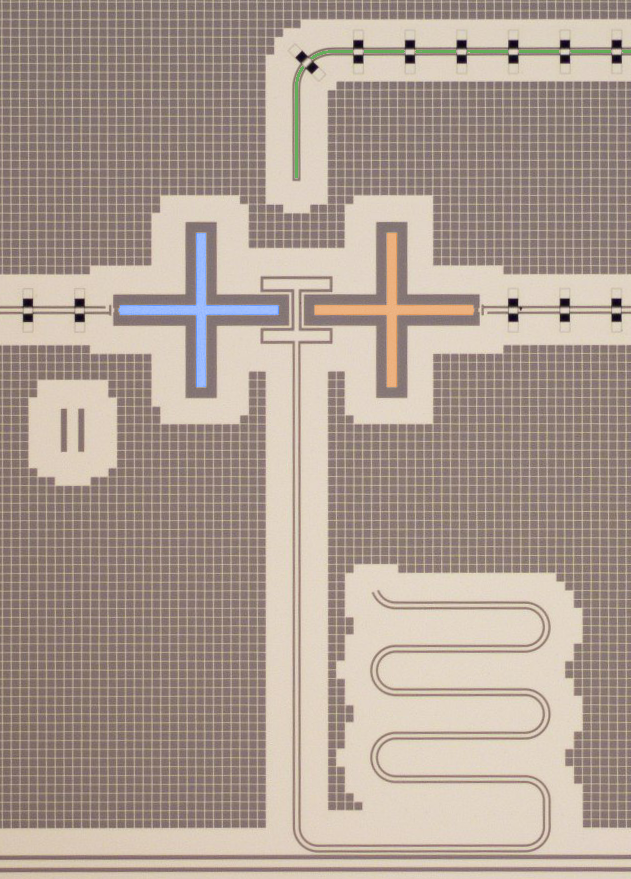
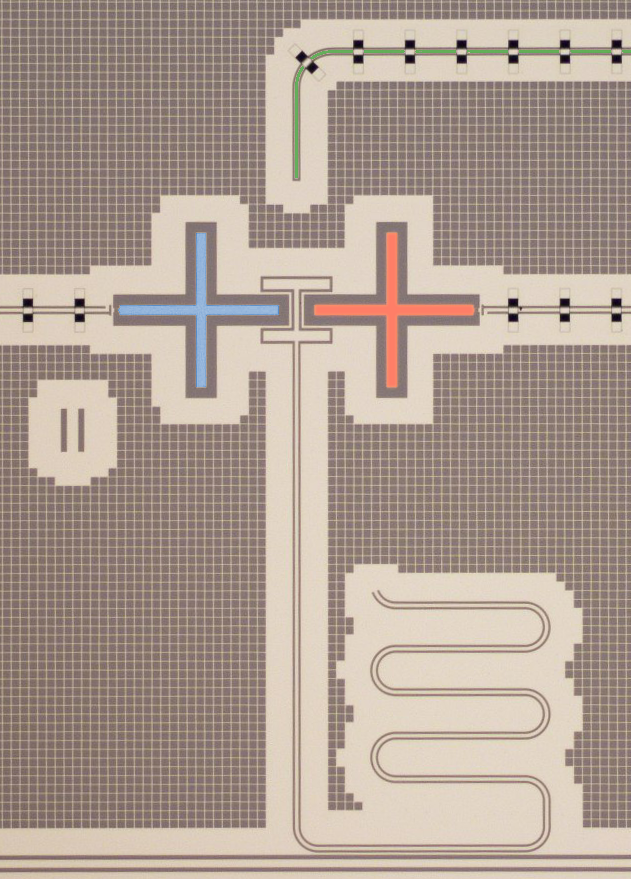
Layer changes from the first 631 × 879 image to the second:
painted on "Вставленный слой" over (x1=118, y1=230, x2=477, y2=390)
